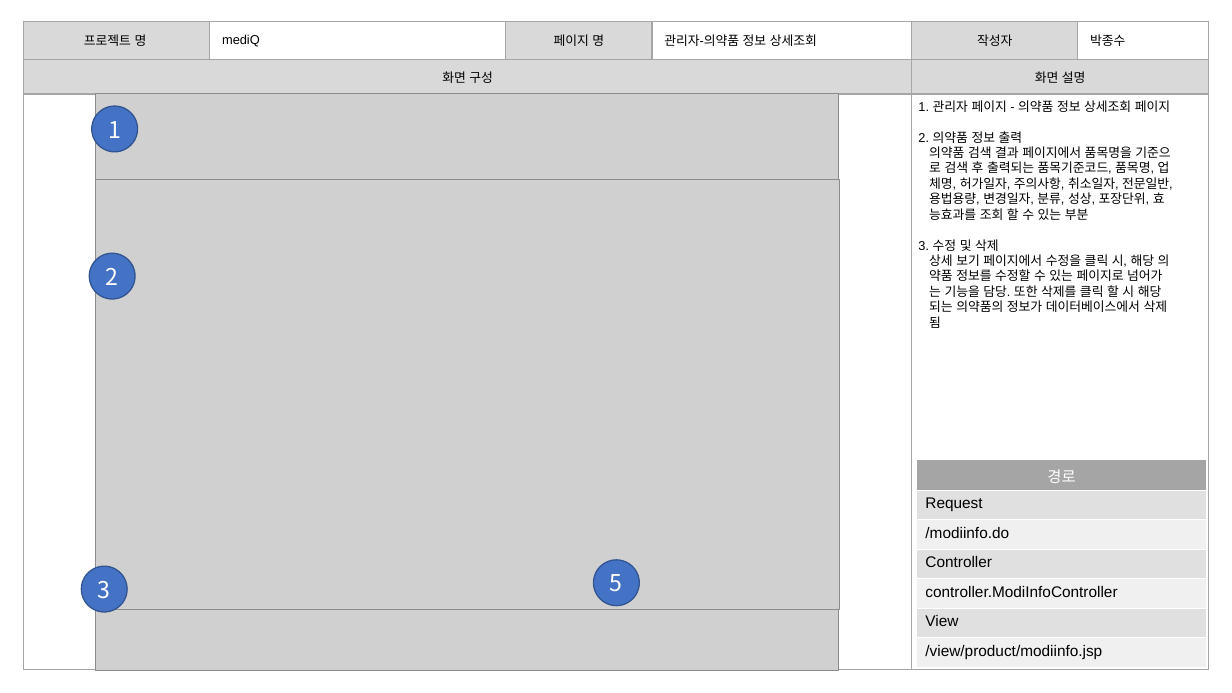
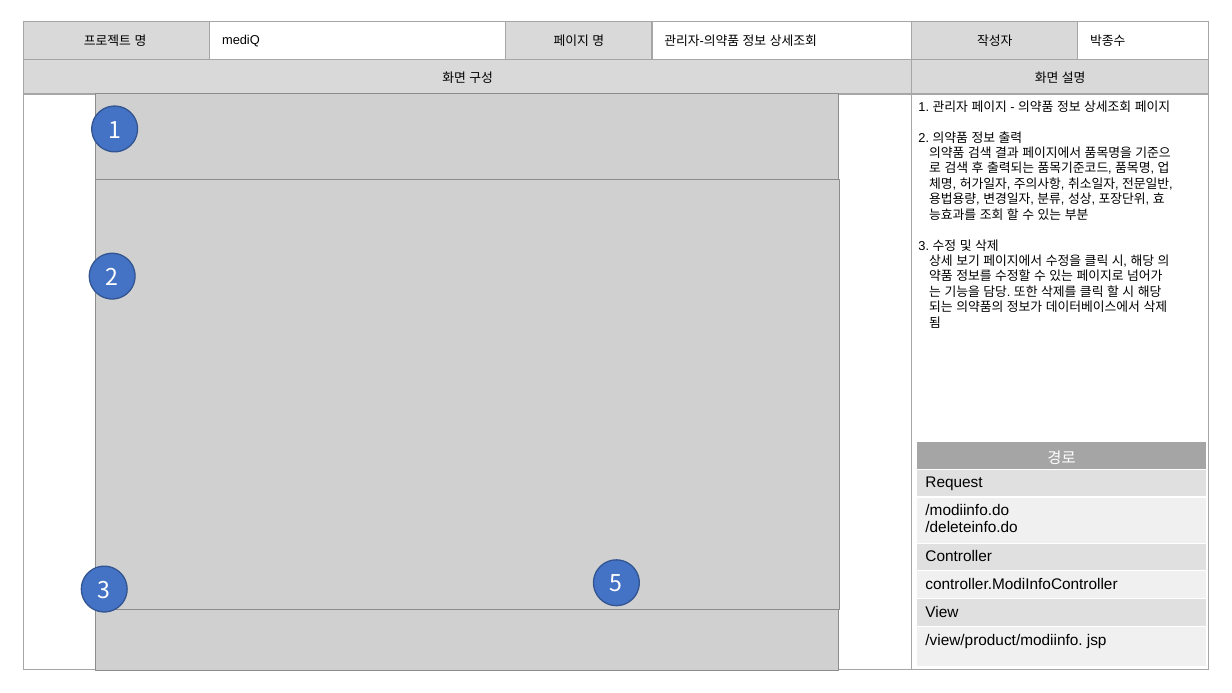
Before and after one commit to burnyst/mediQ, a slide deck: slide 4 of doc/박종수/박종수 스토리보드.pptx. Drawn at 1232x693 pixels with LibreOffice and Linux fonts; fonts in the diff are those of the drawing; grey boxes stand for pictures. Boxes give left, top, right and bottom in pixels: in the first picture for what was removed or moved away, otherwise in the second. Text is boxed around its words. In the diff, an @@ line names an element or a change of style, - is before the commit and + after.

```diff
--- a/doc/박종수/박종수 스토리보드.pptx
+++ b/doc/박종수/박종수 스토리보드.pptx
@@ table at (917, 442, 1208, 667) @@
-row 3, column 1: /modiinfo.do
+row 3, column 1: /modiinfo.do / /deleteinfo.do
-row 7, column 1: /view/product/modiinfo.jsp
+row 7, column 1: /view/product/modiinfo. jsp
@@ table: place and size @@
-table at (917, 460, 1208, 668)
+table at (917, 442, 1208, 667)
```
Also in this commit, not shown: 1 other slide changed.
